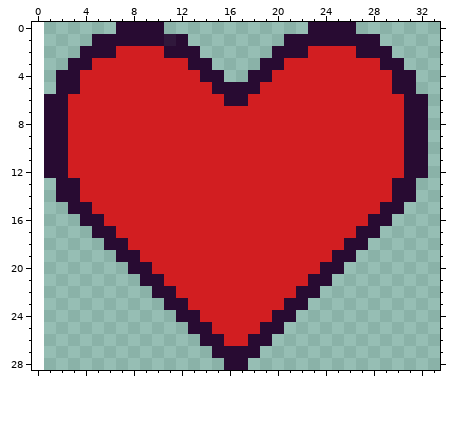
Two versions of one pixel-art sprite, Assets/Art/sprites/UI/full HP placeholder.png. The first picture shows the starting point.
The file is 33x29 pixels. Pixels under 10% opacity are left out. The old version is drawn lined up with the new one, on the new canvas.
Now the later version:
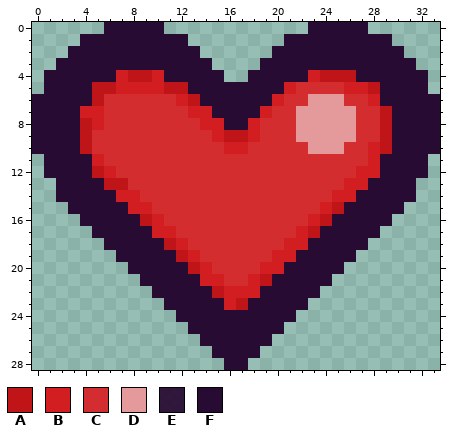
Palette (. is transparent): A #bf1518  B #d21e21  C #d42d30  D #e4999a  E #280b32ec  F #280b32
Diff:
canvas 33x29 -> 34x29, the old top-left corner now at 1,0
Changed rows in their new state; - is an unchanged pixel.
first column x 0:
 0 ------F--------------------F------
 1 ----F------F-----------------F----
 2 ---F---FFFF------------FFFF---F---
 3 --F--FFFFFFFF--------FFFFFFFF--F--
 4 -F--FFF-AA-FFF------FFF-AAAFFF--F-
 5 -F--FAA----AAFF----FF-CCCC--AF--F-
 6 F--FFACCCCCC-AFF--FF-CCDDDCC-FF--F
 7 F--F--CCCCCCC--FFFF-CCDDDDDCCAF--F
 8 F--FA-CCCCCCCC--FF-CCCDDDDDCCAF--F
 9 F--FACCCCCCCCCC-AA-CCCDDDDDCCAF--F
10 F--FACCCCCCCCCCC--CCCCCDDDCC-AF--F
11 ---FF-CCCCCCCCCCCCCCCCCCCCCC-FF---
12 ---FFA-CCCCCCCCCCCCCCCCCCCC--FF---
13 ----FFAACCCCCCCCCCCCCCCCCC--FF----
14 ----FFF--CCCCCCCCCCCCCCCC--FFF----
15 -----FFF--CCCCCCCCCCCCCC-AFFF-----
16 ------FFFA-CCCCCCCCCCCC-AFFF------
17 -------FFF--CCCCCCCCCC-AFFF-------
18 --------FFFA-CCCCCCCC--FFF--------
19 ---------FFFA-CCCCCC--FFF---------
20 ----------FFFA-CCCC--FFF----------
21 -----------FFF--CC-AFFF-----------
22 ------------FFFA---FFF------------
23 -------------FFF-AFFF-------------
24 --------------FFFFFF--------------
25 ---------------FFFF---------------
26 ----------------FF----------------
